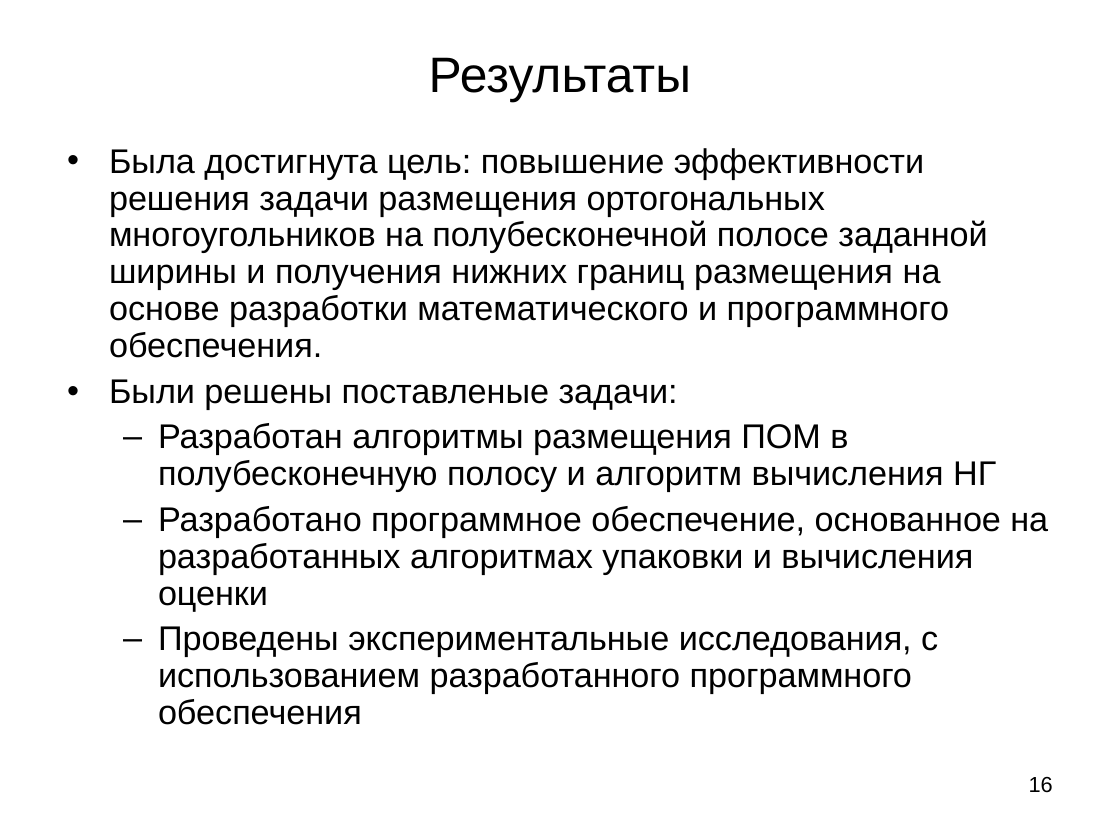
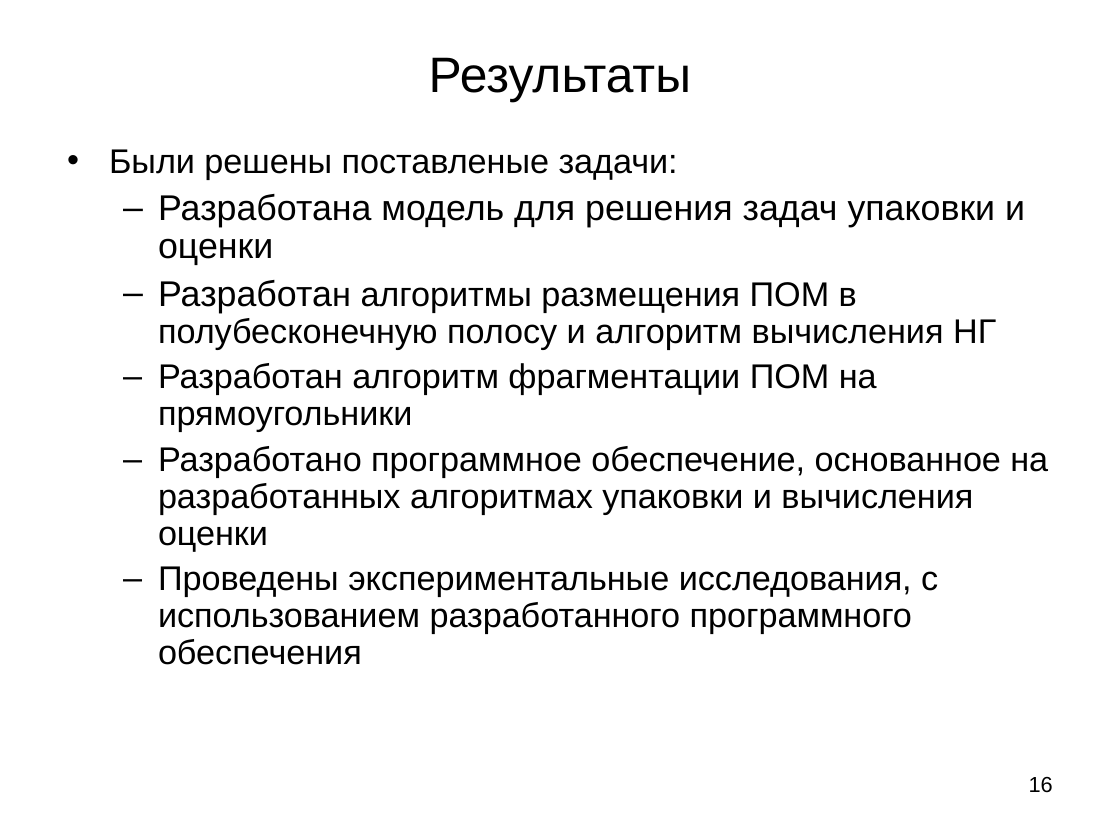
Before and after one commit to zingibertram/thesis-dissertation, a slide deck: slide 16 of Отчёт/Презентация.ppt. Drawn at 1120x840 pixels with LibreOffice and Linux fonts; fonts in the diff are those of the drawing. Boxes give left, top, right and bottom in pixels: in the first picture for what was removed or moved away, otherwise in the second. Text is boxed around its words. In the diff, an @@ line names an element or a change of style, - is before the commit and + after.

```diff
--- a/Отчёт/Презентация.ppt
+++ b/Отчёт/Презентация.ppt
@@ text at [109, 148, 987, 358]: paragraph removed @@
-• Была достигнута цель: повышение эффективности решения задачи размещения ортогональных многоугольников на полубесконечной полосе заданной ширины и получения нижних границ размещения на основе разработки математического и программного обеспечения.
@@ text at [158, 194, 1025, 265]: paragraph added @@
+  – Разработана модель для решения задач упаковки и оценки
@@ text at [158, 280, 996, 349]: size 22 to 23 pt in "Разработан" @@
@@ text at [158, 363, 877, 432]: paragraph added @@
+  – Разработан алгоритм фрагментации ПОМ на прямоугольники
```
Also in this commit, not shown: 5 other slides changed, 5 slides added, 5 slides removed, 7 other files.
